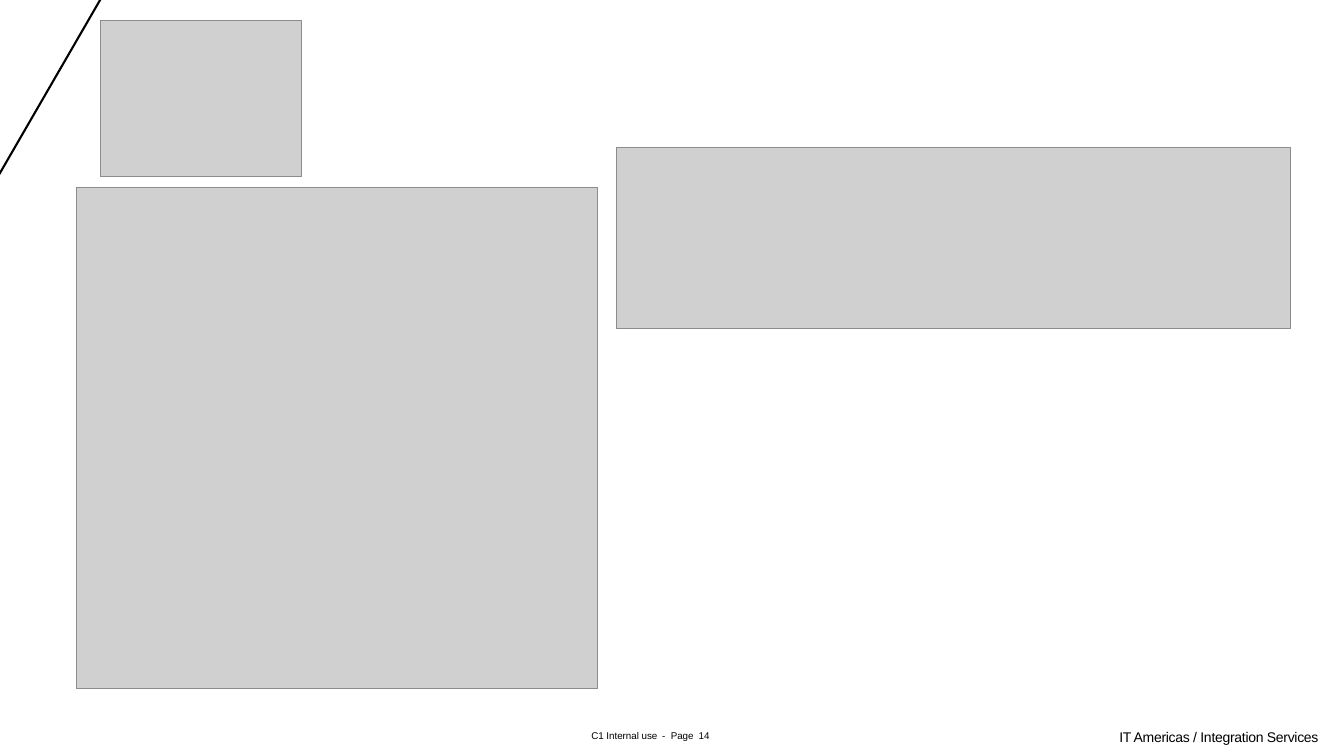
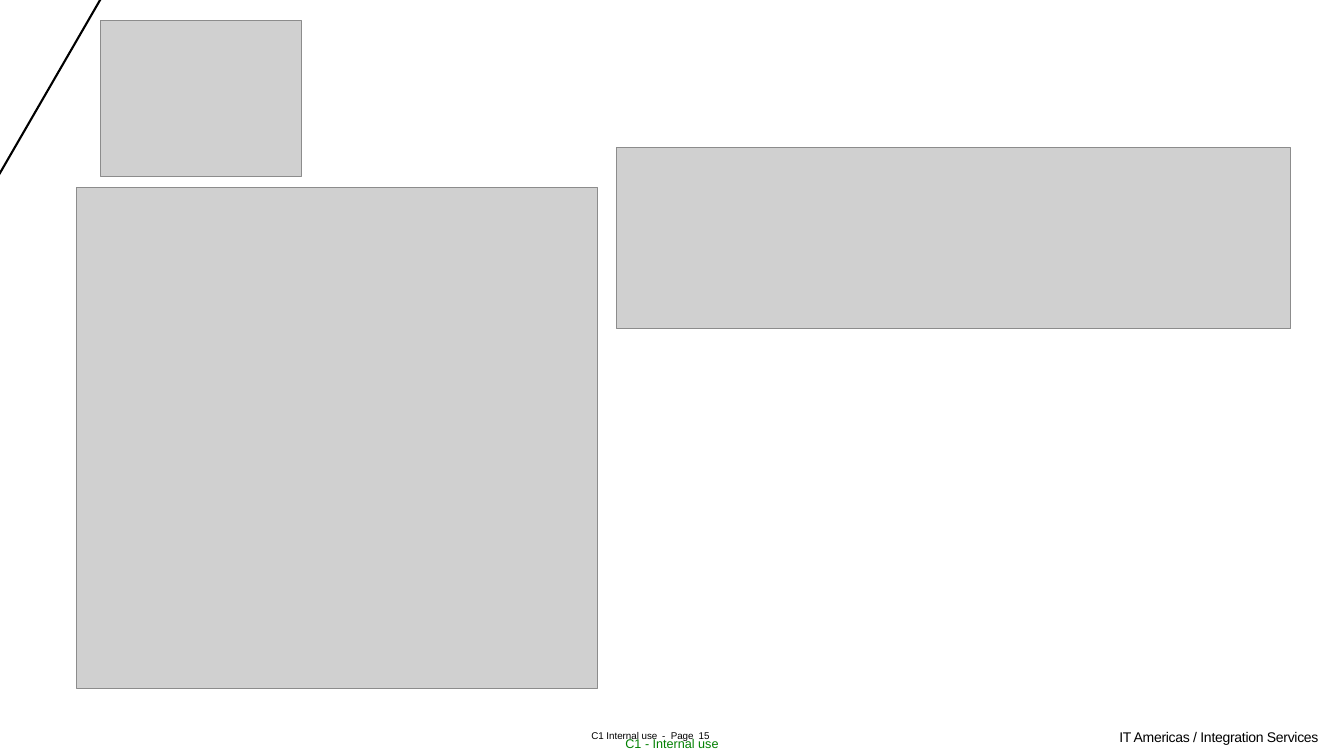
Before and after one commit to varunkaruna1986/ignite, a slide deck: slide 14 of MQTT-TIBCOFLOGO-IOT-AWSLAMBDA-AWS_IOT_RULES.pptx (slide 13 before the commit). Drawn at 1344x756 pixels with LibreOffice and Linux fonts; fonts in the diff are those of the drawing; grey boxes stand for pictures; background and template pictures are left out. Boxes give left, top, right and bottom in pixels: in the first picture for what was removed or moved away, otherwise in the second. Text is boxed around its words. In the diff, an @@ line names an element or a change of style, - is before the commit and + after.

```diff
--- a/MQTT-TIBCOFLOGO-IOT-AWSLAMBDA-AWS_IOT_RULES.pptx
+++ b/MQTT-TIBCOFLOGO-IOT-AWSLAMBDA-AWS_IOT_RULES.pptx
@@ text added at <box>625,738,718,748</box>, 9 pt, text #008000 @@
+C1 - Internal use
@@ page number at <box>699,732,710,742</box>: text changed @@
-14
+15
```
Also in this commit, not shown: 11 other slides changed, 1 slide added, 1 slide removed.
